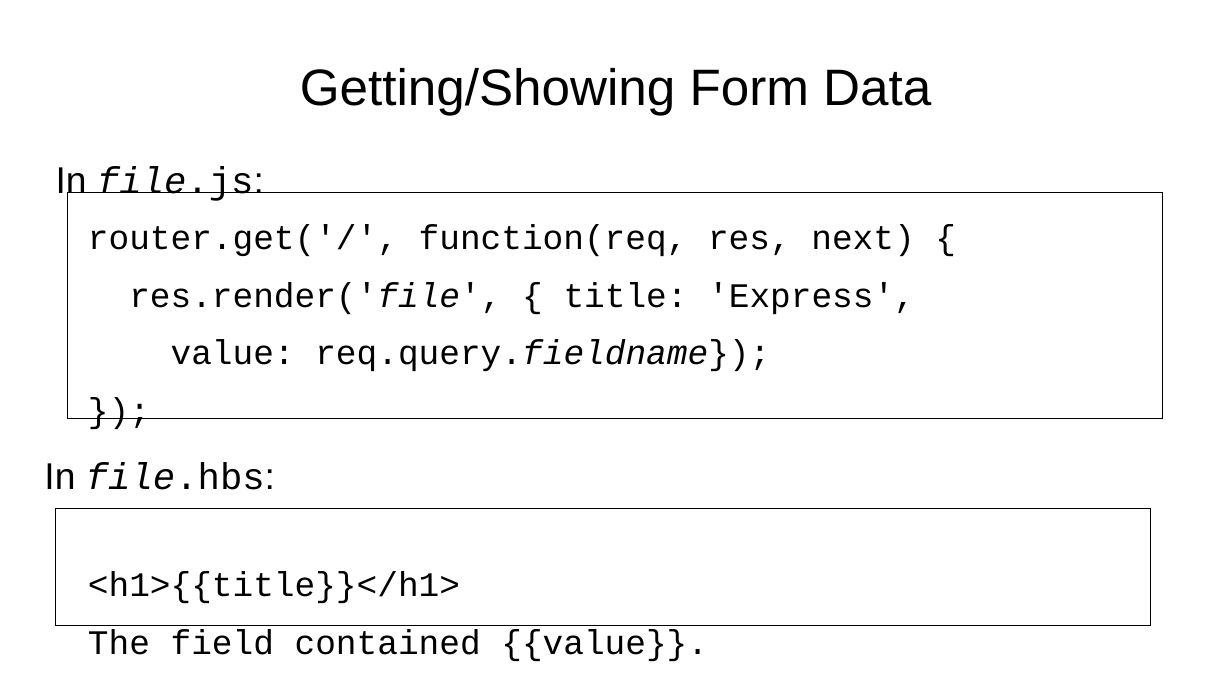
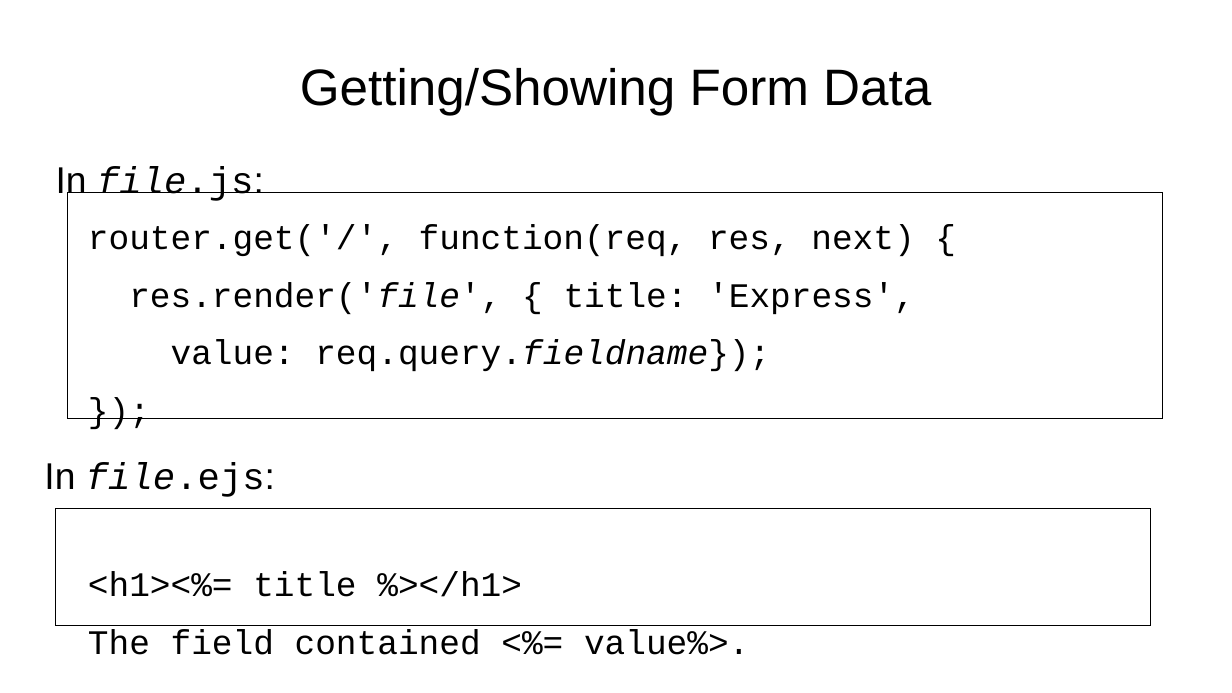
Before and after one commit to jdeisenberg/csclub_example, a slide deck: slide 5 of express_and_mongo.odp. Drawn at 1232x693 pixels with LibreOffice and Linux fonts; fonts in the diff are those of the drawing. Boxes give left, top, right and bottom in pixels: in the first picture for what was removed or moved away, otherwise in the second. Text is boxed around its words. In the diff, an @@ line names an element or a change of style, - is before the commit and + after.

```diff
--- a/express_and_mongo.odp
+++ b/express_and_mongo.odp
@@ text at <box>44,462,275,497</box>: text changed @@
-In file.hbs:
+In file.ejs:
@@ text at <box>88,571,749,655</box>: text changed @@
-<h1>{{title}}</h1>
-The field contained {{value}}.
+<h1><%= title %></h1>
+The field contained <%= value%>.
```
Also in this commit, not shown: 4 other slides changed, 1 other file.
